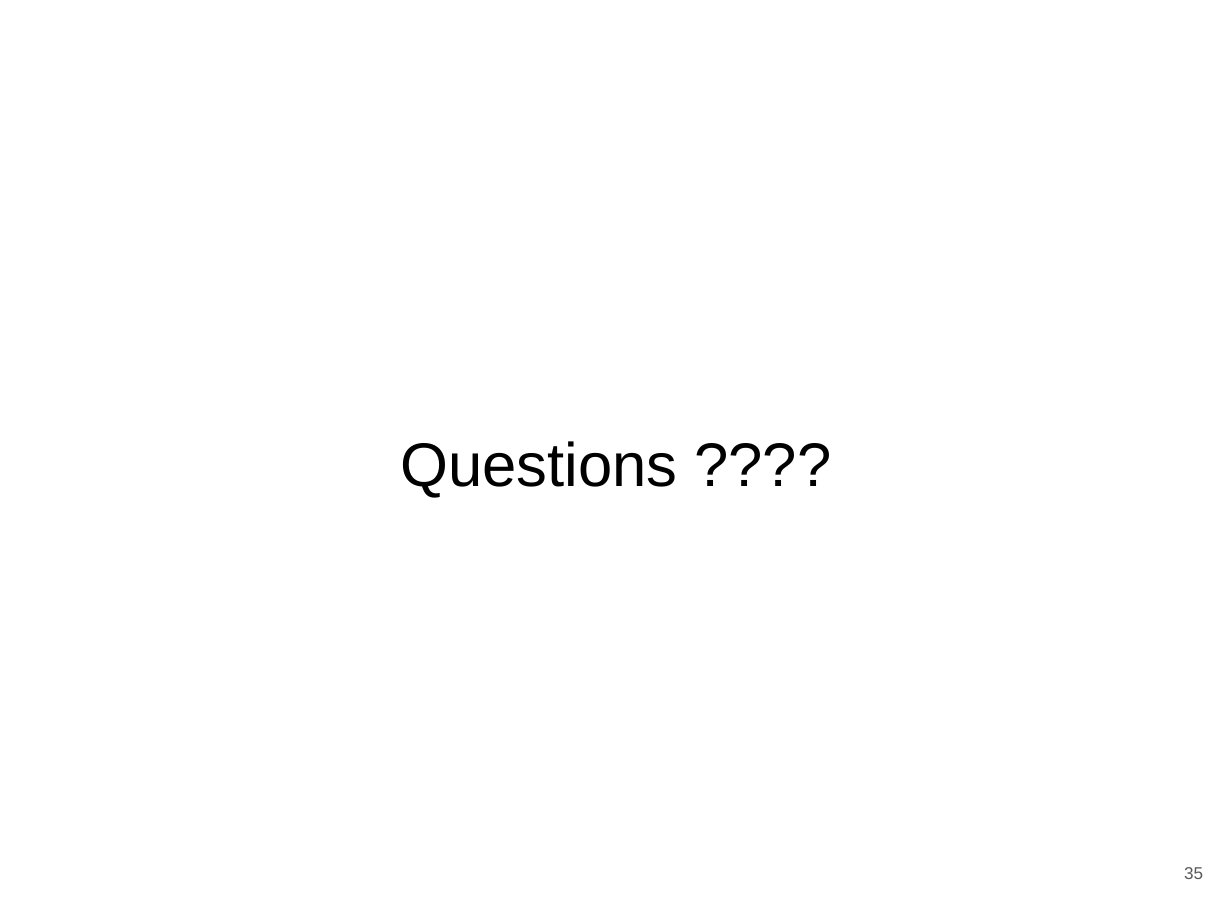
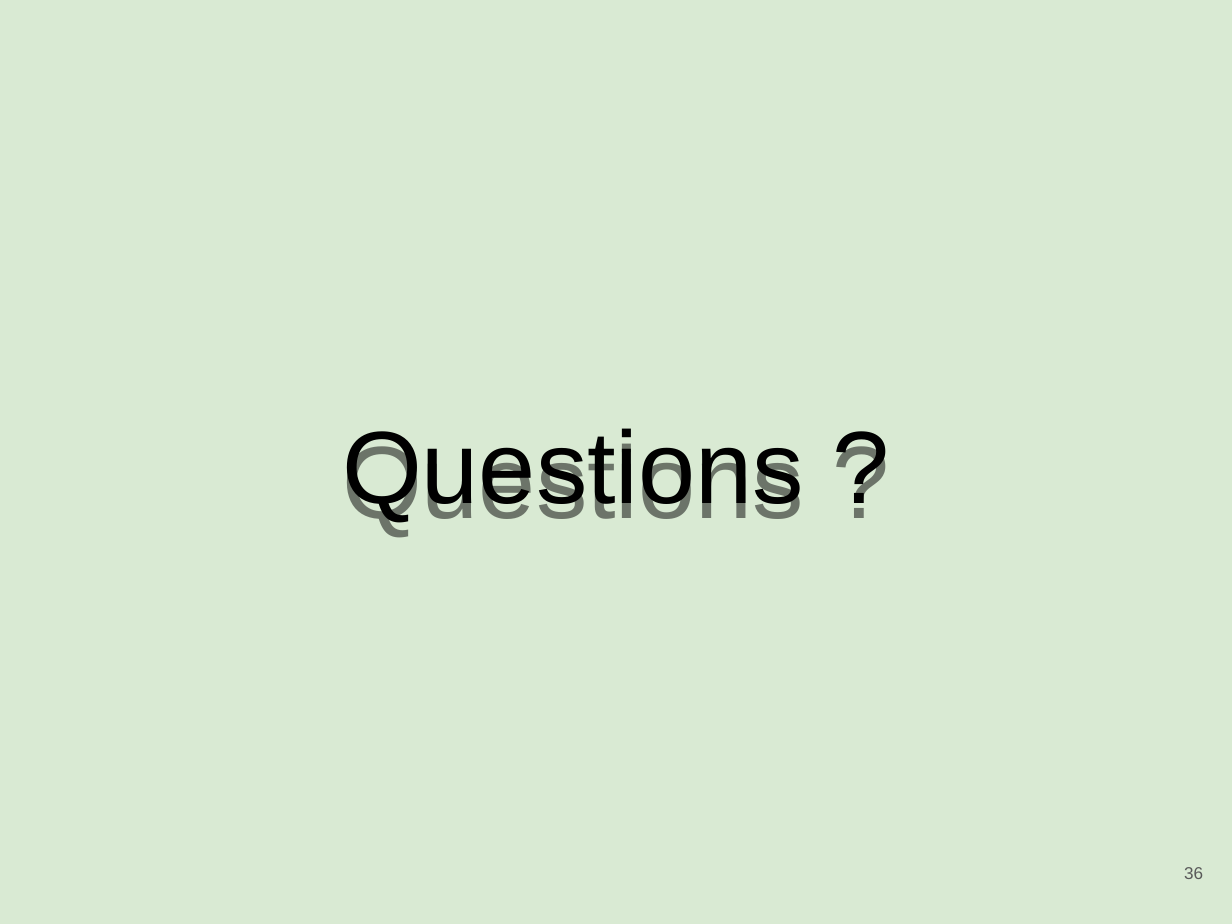
Before and after one commit to rickvek/Workshop-GIT, a slide deck: slide 36 of Git-Workshop.odp (slide 35 before the commit). Drawn at 1232x924 pixels with LibreOffice and Linux fonts; fonts in the diff are those of the drawing. Boxes give left, top, right and bottom in pixels: in the first picture for what was removed or moved away, otherwise in the second. Text is boxed around its words. In the diff, an @@ line names an element or a change of style, - is before the commit and + after.

```diff
--- a/Git-Workshop.odp
+++ b/Git-Workshop.odp
@@ background #FFFFFF to #D9EAD3 @@
@@ title at (342, 428, 804, 522): text changed; size 36 to 60 pt @@
-Questions ????
+Questions ?
@@ page number at (1184, 867, 1203, 879): text changed @@
-35
+36
```
Also in this commit, not shown: 34 other slides changed, 1 slide added.
